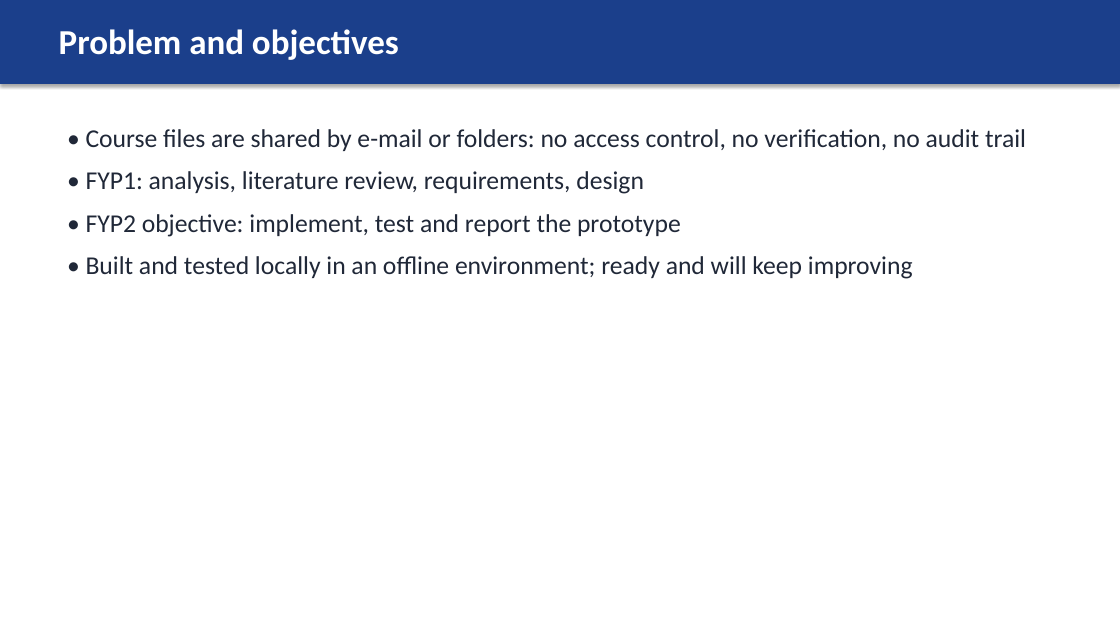
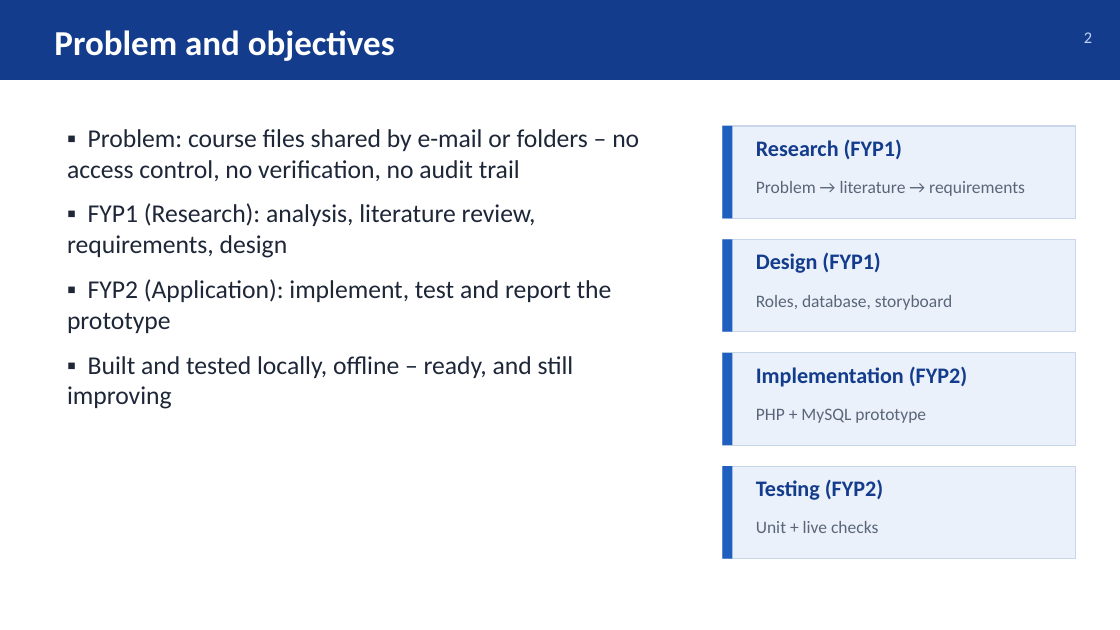
Before and after one commit to osmansalarov/ECMS-FYP2, a slide deck: slide 2 of docs/ECMS_FYP2_M2_Presentation.pptx. Drawn at 1120x630 pixels with LibreOffice and Linux fonts; fonts in the diff are those of the drawing. Boxes give left, top, right and bottom in pixels: in the first picture for what was removed or moved away, otherwise in the second. Text is boxed around its words. In the diff, an @@ line names an element or a change of style, - is before the commit and + after.

```diff
--- a/docs/ECMS_FYP2_M2_Presentation.pptx
+++ b/docs/ECMS_FYP2_M2_Presentation.pptx
@@ rectangle: place and size @@
-rectangle at (0,0,1120,84)
+rectangle at (0,0,1120,80)
@@ rectangle at (0,0,1120,80): fill #1B3F8B to #143C8C; shadow off @@
@@ text "Problem and objectives" at (54,30,395,61): vertical alignment top to middle @@
@@ text added at (1084,32,1092,43), 14 pt, text #BFD3F5 @@
+2
@@ text at (67,129,639,409): text changed; text colour #202838 to #1E2738 @@
-• Course files are shared by e-mail or folders: no access control, no verification, no audit trail
-• FYP1: analysis, literature review, requirements, design
-• FYP2 objective: implement, test and report the prototype
-• Built and tested locally in an offline environment; ready and will keep improving
+▪ Problem: course files shared by e-mail or folders – no access control, no verification, no audit trail
+▪ FYP1 (Research): analysis, literature review, requirements, design
+▪ FYP2 (Application): implement, test and report the prototype
+▪ Built and tested locally, offline – ready, and still improving
@@ rectangle added at (723,126,1075,218), fill #EAF1FB, outline #C9D6EA 1 pt @@
@@ rectangle added at (723,126,733,218), fill #1F5FBF @@
@@ text added at (756,139,902,159), 19 pt, text #143C8C, bold @@
+Research (FYP1)
@@ text added at (756,181,1025,196), 15 pt, text #5A6678 @@
+Problem → literature → requirements
@@ rectangle added at (723,239,1075,332), fill #EAF1FB, outline #C9D6EA 1 pt @@
@@ rectangle added at (723,239,733,332), fill #1F5FBF @@
@@ text added at (756,252,880,273), 19 pt, text #143C8C, bold @@
+Design (FYP1)
@@ text added at (756,295,952,310), 15 pt, text #5A6678 @@
+Roles, database, storyboard
@@ rectangle added at (723,353,1075,445), fill #EAF1FB, outline #C9D6EA 1 pt @@
@@ rectangle added at (723,353,733,445), fill #1F5FBF @@
@@ text added at (756,367,967,387), 19 pt, text #143C8C, bold @@
+Implementation (FYP2)
@@ text added at (756,408,926,423), 15 pt, text #5A6678 @@
+PHP + MySQL prototype
@@ rectangle added at (723,466,1075,559), fill #EAF1FB, outline #C9D6EA 1 pt @@
@@ rectangle added at (723,466,733,559), fill #1F5FBF @@
@@ text added at (756,480,883,500), 19 pt, text #143C8C, bold @@
+Testing (FYP2)
@@ text added at (756,521,878,533), 15 pt, text #5A6678 @@
+Unit + live checks
```
Also in this commit, not shown: 5 other slides changed, 11 slides added, 9 slides removed, 32 other files.
